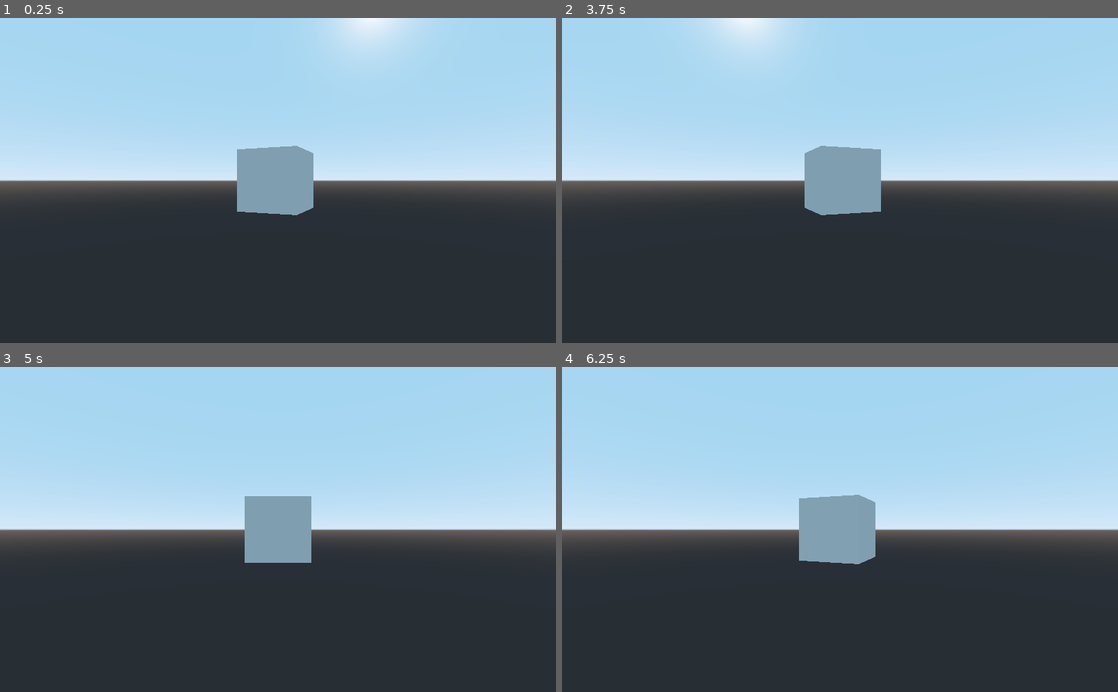
Above: before the commit, frames 1-4 (two rows, left to right).
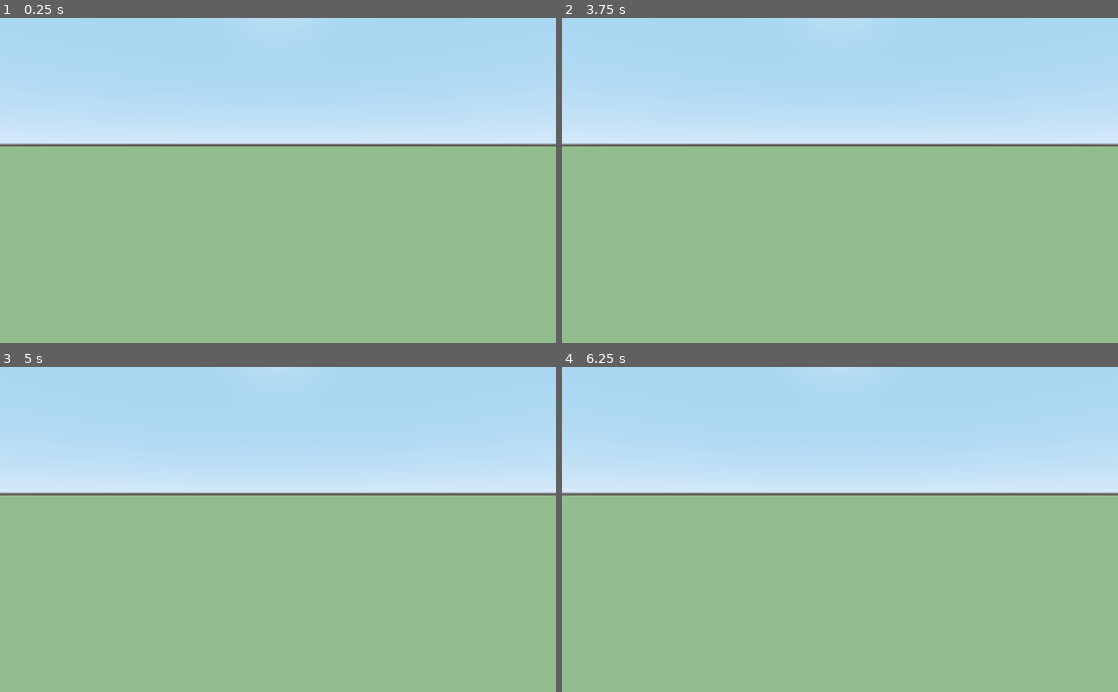
Above: after the commit, the same moments.

Repository: ScottChak/terrain-generation
Game: Godot game, scene res://scenes/World.tscn
The game is run twice, just before and just after one commit, with the same random seed, the same clock (stepped at 60 frames per second) and the same inputs.
Inputs:
- Up to frame 1 (0.25 s): no input
- Up to frame 2 (3.75 s): no input
- Up to frame 3 (5 s): no input
- Up to frame 4 (6.25 s): no input

The runs differ from the first frame. In frame 1, 65% of the frame differs, in the area x 0-100%, y 0-100%; in frame 2, 65%; in frame 3, 63%; in frame 4, 63%.

Commit message:
Pivot rig and bend elbow

Diff:
--- a/terrain-generation/scenes/World.tscn
+++ b/terrain-generation/scenes/World.tscn
@@ -1,17 +1,9 @@
-[gd_scene load_steps=4 format=2]
+[gd_scene load_steps=3 format=2]
 
 [ext_resource path="res://scripts/scenes/World.gd" type="Script" id=1]
 [ext_resource path="res://scenes/CameraRig.tscn" type="PackedScene" id=2]
 
-[sub_resource type="CubeMesh" id=1]
-
 [node name="World" type="Spatial"]
 script = ExtResource( 1 )
-terrain_base_height = 4
-terrain_noise_type = 1
 
 [node name="CameraRig" parent="." instance=ExtResource( 2 )]
-
-[node name="MeshInstance" type="MeshInstance" parent="."]
-mesh = SubResource( 1 )
-material/0 = null
--- /dev/null
+++ b/terrain-generation/scenes/tests/TestCameraRig.tscn
@@ -0,0 +1,33 @@
+[gd_scene load_steps=6 format=2]
+
+[ext_resource path="res://scenes/CameraRig.tscn" type="PackedScene" id=1]
+[ext_resource path="res://scripts/scenes/tests/TestCameraRig.gd" type="Script" id=2]
+
+[sub_resource type="CubeMesh" id=1]
+
+[sub_resource type="CylinderMesh" id=3]
+
+[sub_resource type="PlaneMesh" id=2]
+
+[node name="Spatial" type="Spatial"]
+script = ExtResource( 2 )
+
+[node name="CameraRig" parent="." instance=ExtResource( 1 )]
+
+[node name="Cube" type="MeshInstance" parent="."]
+transform = Transform( 1, 0, 0, 0, 1, 0, 0, 0, 1, 2, 2, 0 )
+mesh = SubResource( 1 )
+material/0 = null
+
+[node name="MeshInstance" type="MeshInstance" parent="."]
+transform = Transform( 1, 0, 0, 0, 1, 0, 0, 0, 1, -2, 2, 0 )
+mesh = SubResource( 3 )
+material/0 = null
+
+[node name="Plane" type="MeshInstance" parent="."]
+transform = Transform( 4, 0, 0, 0, 1, 0, 0, 0, 4, 0, 0, 0 )
+mesh = SubResource( 2 )
+material/0 = null
+
+[node name="DirectionalLight" type="DirectionalLight" parent="."]
+transform = Transform( 1, 0, 0, 0, 0.5, 0.866025, 0, -0.866025, 0.5, 0, 6, 5 )
--- a/terrain-generation/scripts/scenes/CameraRig.gd
+++ b/terrain-generation/scripts/scenes/CameraRig.gd
@@ -1,6 +1,27 @@
 extends Spatial
 
-export var elbow_rotation_speed = PI / 2
+var rig_pivot_init = 0
+var rig_pivot_min = -0.45 * PI
+var rig_pivot_max = 0.45 * PI
+var rig_pivot_speed = 0.5 * PI
 
-func rotate_elbow(direction, delta):
-	$Elbow.rotate_object_local(Vector3.UP, direction * elbow_rotation_speed * delta)
+var elbow_bend_init = 0.05 * PI
+var elbow_bend_min = 0.05 * PI
+var elbow_bend_max = 0.45 * PI
+var elbow_bend_speed = 0.5 * PI
+
+func _ready():
+	rotation.y = rig_pivot_init
+	#	Inverting so positive values go up
+	$Elbow.rotation.x = -elbow_bend_init
+
+func pivot_rig(direction, delta):
+	#	Pivoting rig instead of elbow
+	rotate_object_local(Vector3.UP, direction * rig_pivot_speed * delta)
+	rotation.y = clamp(rotation.y, rig_pivot_min, rig_pivot_max)
+
+func bend_elbow(direction, delta):
+	#	Rotating around LEFT so positive values go up
+	$Elbow.rotate_object_local(Vector3.LEFT, direction * elbow_bend_speed * delta)
+	#	Inverting so positive values go up
+	$Elbow.rotation.x = clamp($Elbow.rotation.x, -elbow_bend_max, -elbow_bend_min)
--- a/terrain-generation/scripts/scenes/World.gd
+++ b/terrain-generation/scripts/scenes/World.gd
@@ -13,11 +13,10 @@
 export(NoiseType) var terrain_noise_type = NoiseType.Flat
 
 func _ready():
-#	add_world_chunk()
-	pass
+	add_world_chunk()
 
 func _process(delta):
-	$CameraRig.rotate_elbow(1, delta)
+	pass
 
 func add_world_chunk():
 	var noise_generator
--- /dev/null
+++ b/terrain-generation/scripts/scenes/tests/TestCameraRig.gd
@@ -0,0 +1,9 @@
+extends Spatial
+
+func _ready():
+	pass
+
+func _process(delta):
+	$CameraRig.pivot_rig(1, delta)
+	$CameraRig.bend_elbow(1, delta)
+	pass
Not shown: 1 places in terrain-generation/scenes/CameraRig.tscn that only renumber resources
